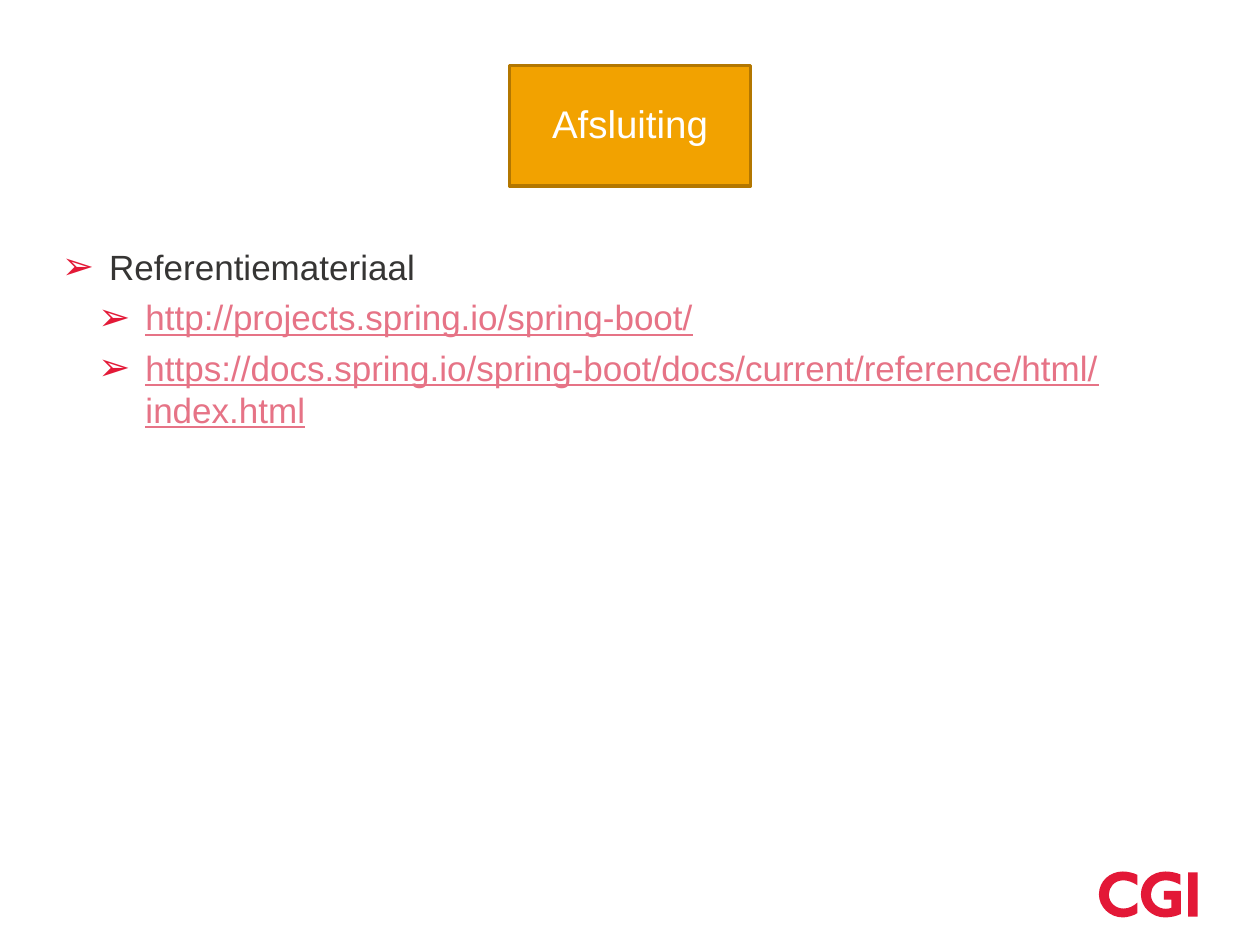
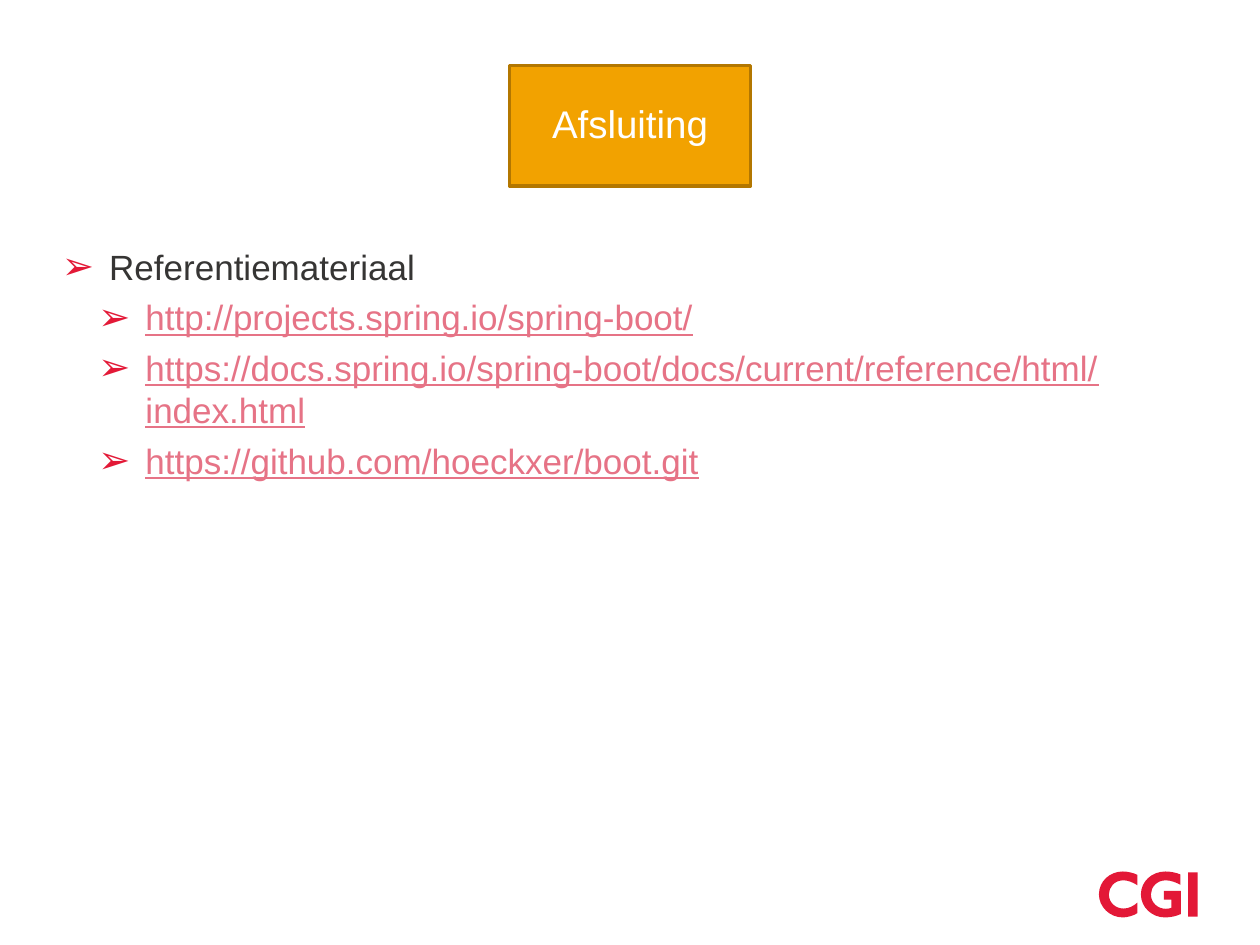
Before and after one commit to hawkeye-bot/boot, a slide deck: slide 44 of Springboot.pptx (slide 38 before the commit). Drawn at 1260x945 pixels with LibreOffice and Linux fonts; fonts in the diff are those of the drawing; background and template pictures are left out. Boxes give left, top, right and bottom in pixels: in the first picture for what was removed or moved away, otherwise in the second. Text is boxed around its words. In the diff, an @@ line names an element or a change of style, - is before the commit and + after.

```diff
--- a/Springboot.pptx
+++ b/Springboot.pptx
@@ text at <box>145,448,698,481</box>: paragraph added @@
+  ➢ https://github.com/hoeckxer/boot.git
```
Also in this commit, not shown: 6 other slides changed, 7 slides added, 4 slides removed, 12 other files.
